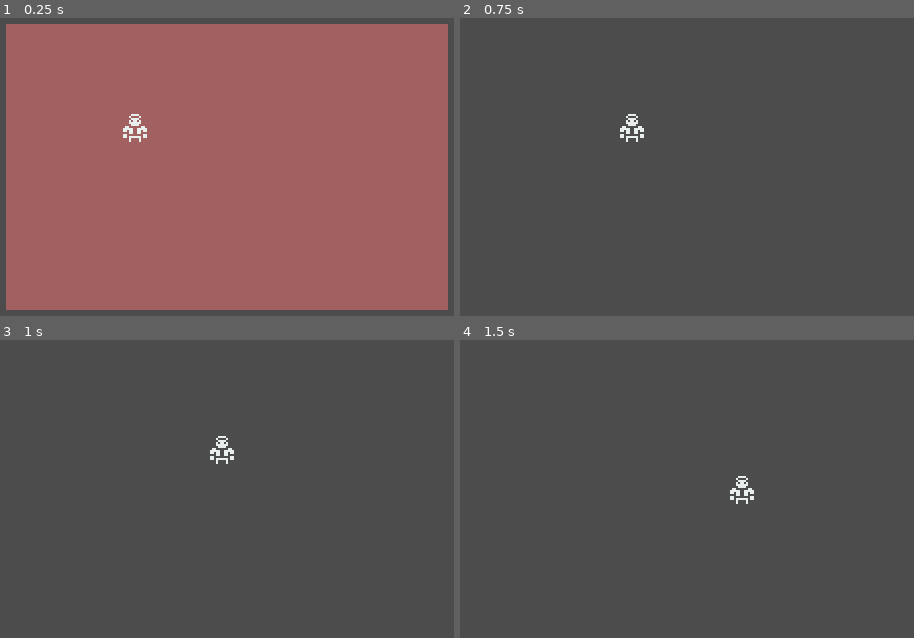
Above: before the commit, frames 1-4 (two rows, left to right).
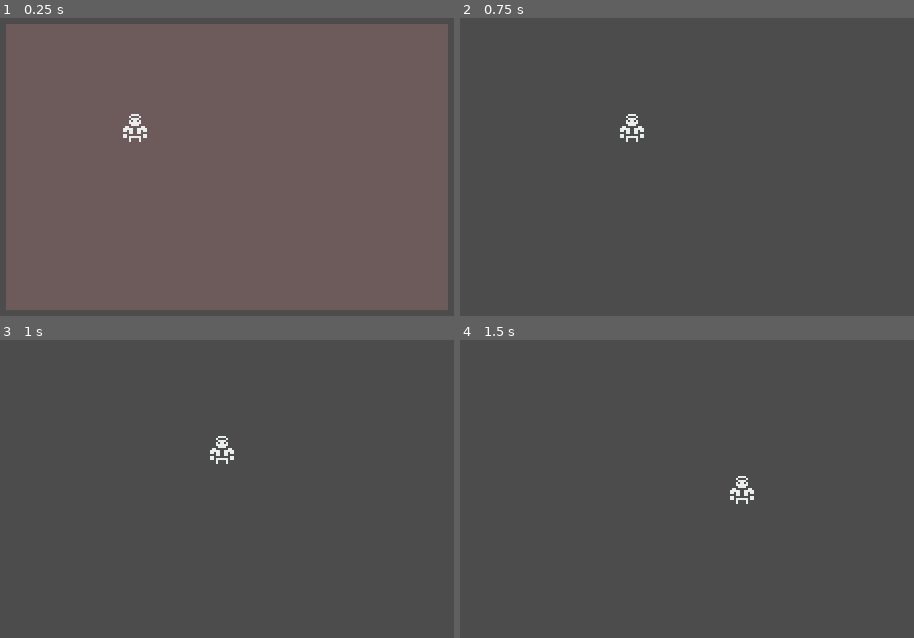
Above: after the commit, the same moments.

Repository: discolingua/godot-inventory-panel
Game: Godot game, scene res://Scenes/GameWorld.tscn
Two runs of this game, one before a commit and one after it. Both use one fixed random seed, a clock stepped at 60 frames per second and the inputs below.
Inputs:
- Up to frame 1 (0.25 s): no input
- Up to frame 2 (0.75 s): tap Enter (ui_accept) at 0.5, 0.6 s; hold Right (ui_right) from 0.53 s (still down)
- Up to frame 3 (1 s): keep holding Right (ui_right); tap Enter (ui_accept) at 0.77 s
- Up to frame 4 (1.5 s): tap Enter (ui_accept) at 1.07, 1.35 s; release Right (ui_right) at 1.28 s; hold Down (ui_down) from 1.28 s (still down)

The runs differ from the first frame. In frame 1, 93% of the frame differs, in the area x 1-99%, y 2-98%; in frame 2, nothing differs; in frame 3, nothing differs; in frame 4, nothing differs.

Commit message:
inventory toggle

Diff:
--- a/Scenes/GUI.tscn
+++ b/Scenes/GUI.tscn
@@ -14,7 +14,7 @@
 anchor_bottom = 0.96
 margin_right = 0.109985
 margin_bottom = -0.0400085
-color = Color( 0.643137, 0.380392, 0.380392, 1 )
+color = Color( 0.431373, 0.360784, 0.360784, 1 )
 __meta__ = {
 "_edit_use_anchors_": false
 }
--- a/Scripts/Player.gd
+++ b/Scripts/Player.gd
@@ -49,13 +49,16 @@
 
 
 func idle(delta) -> void:
-	var _i = readMovement()
-	if _i != Vector2.ZERO:
-		state = STATES.WALKING
-	else:
-		velocity = velocity.move_toward(Vector2.ZERO, FRICTION * delta)
+	if self.visible:
+		var _i = readMovement()
+		if _i != Vector2.ZERO:
+			state = STATES.WALKING
+		else:
+			velocity = velocity.move_toward(Vector2.ZERO, FRICTION * delta)
 	if Input.is_action_just_pressed("ui_accept"):
 		if MainInventoryBox.visible:
 			MainInventoryBox.visible = false
+			self.visible = true
 		else:
 			MainInventoryBox.visible = true
+			self.visible = false
